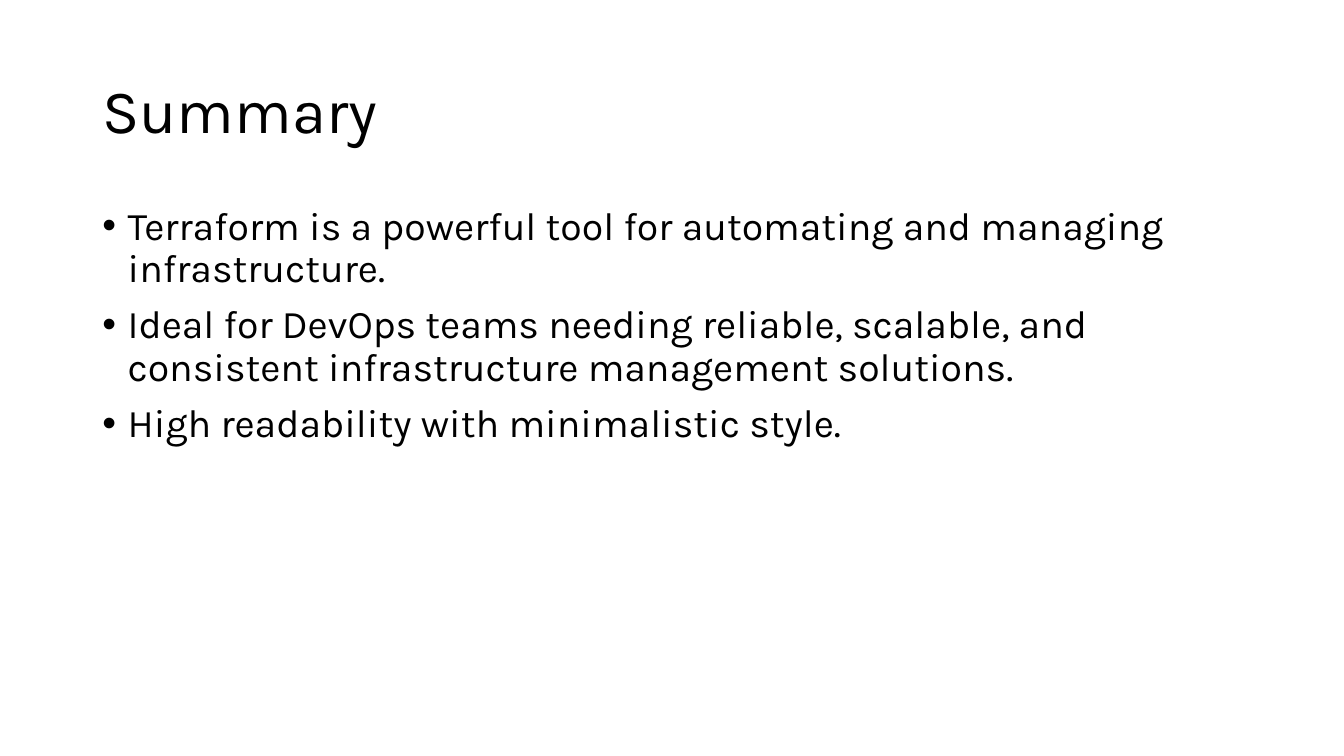
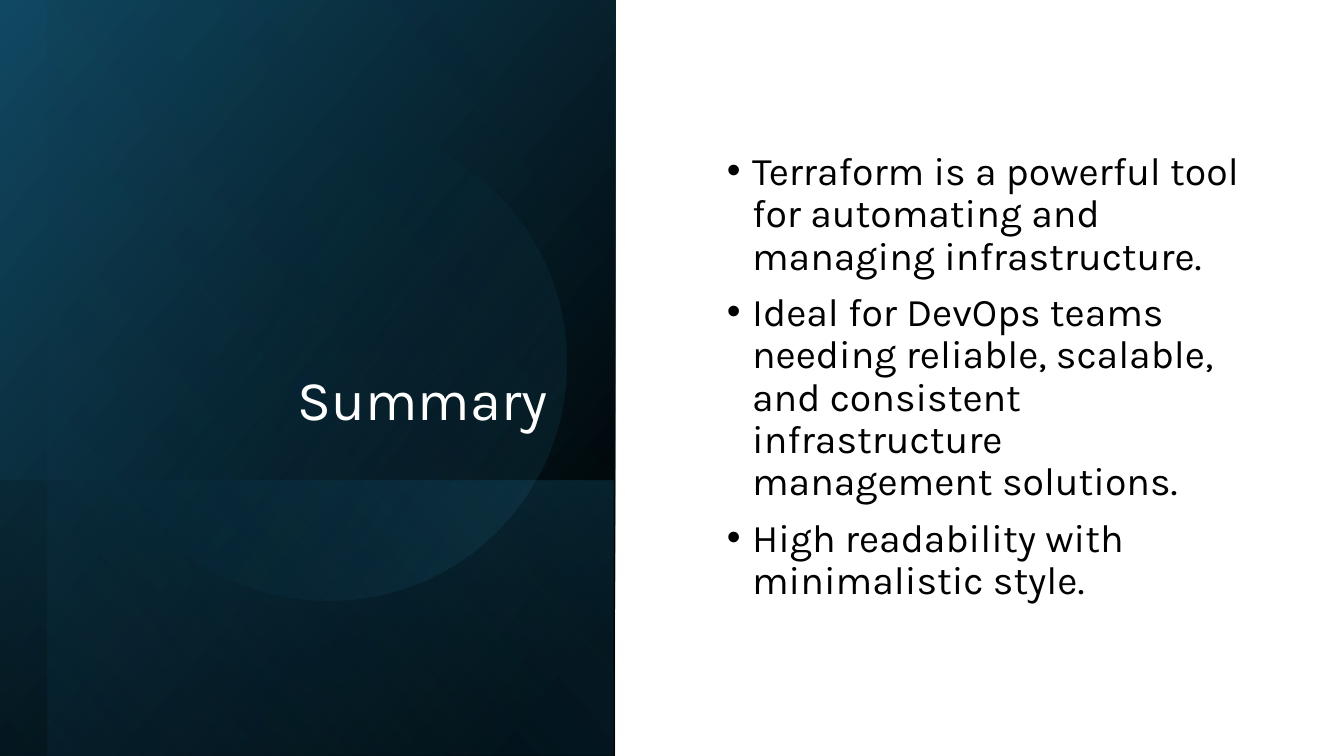
Before and after one commit to sebivenlo/esd-2024-terraform, a slide deck: slide 19 of Presentation/Terraform.pptx. Drawn at 1344x756 pixels with LibreOffice and Linux fonts; fonts in the diff are those of the drawing. Boxes give left, top, right and bottom in pixels: in the first picture for what was removed or moved away, otherwise in the second. Text is boxed around its words. In the diff, an @@ line names an element or a change of style, - is before the commit and + after.

```diff
--- a/Presentation/Terraform.pptx
+++ b/Presentation/Terraform.pptx
@@ rectangle added at bbox=[0, 0, 615, 756], fill gradient #000000 to #104862 @@
@@ rectangle added at bbox=[48, 0, 616, 756], fill gradient #000000 to #156082 @@
@@ ellipse added at bbox=[48, 81, 610, 643], fill gradient #156082 to #46B1E1 @@
@@ title "Summary": place and size @@
-title "Summary" at bbox=[102, 93, 376, 148]
+title "Summary" at bbox=[298, 384, 547, 434]
@@ title "Summary" at bbox=[298, 384, 547, 434]: size 44 to 40 pt, text colour #000000 to #FFFFFF; alignment left to right; vertical alignment middle to bottom @@
@@ text "Terraform is a powerful tool ...": place and size @@
-text "Terraform is a powerful tool ..." at bbox=[128, 213, 1163, 447]
+text "Terraform is a powerful tool ..." at bbox=[752, 158, 1239, 604]
@@ text "Terraform is a powerful tool ..." at bbox=[752, 158, 1239, 604]: vertical alignment top to middle @@
@@ rectangle added at bbox=[0, 480, 614, 756], fill gradient #156082 to #000000 @@
```
Also in this commit, not shown: 17 other slides changed, 2 slides added, 2 slides removed.
